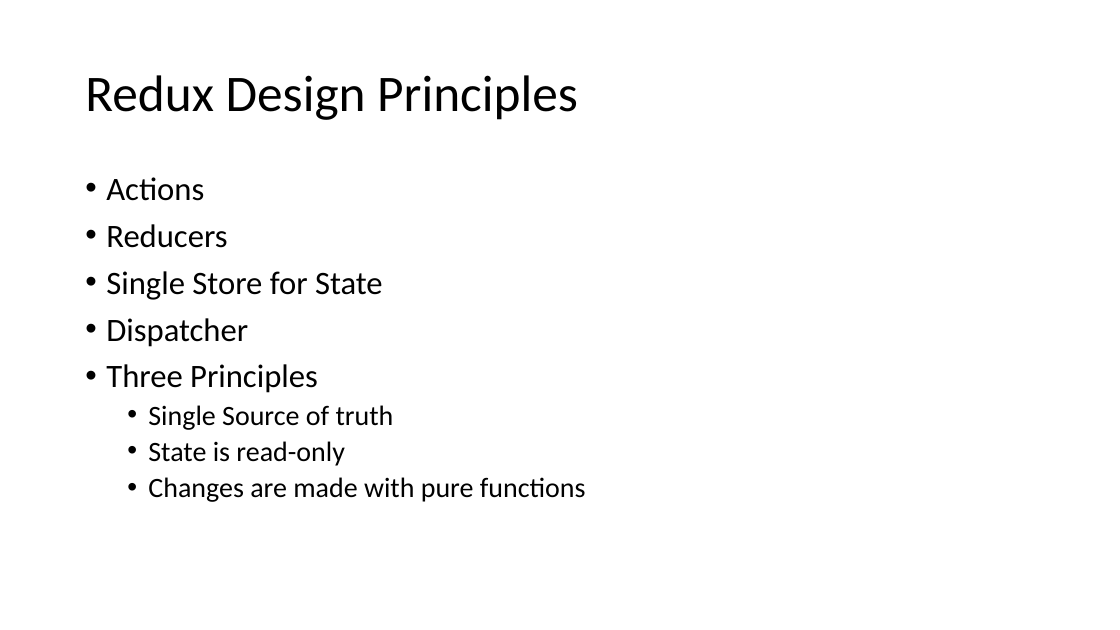
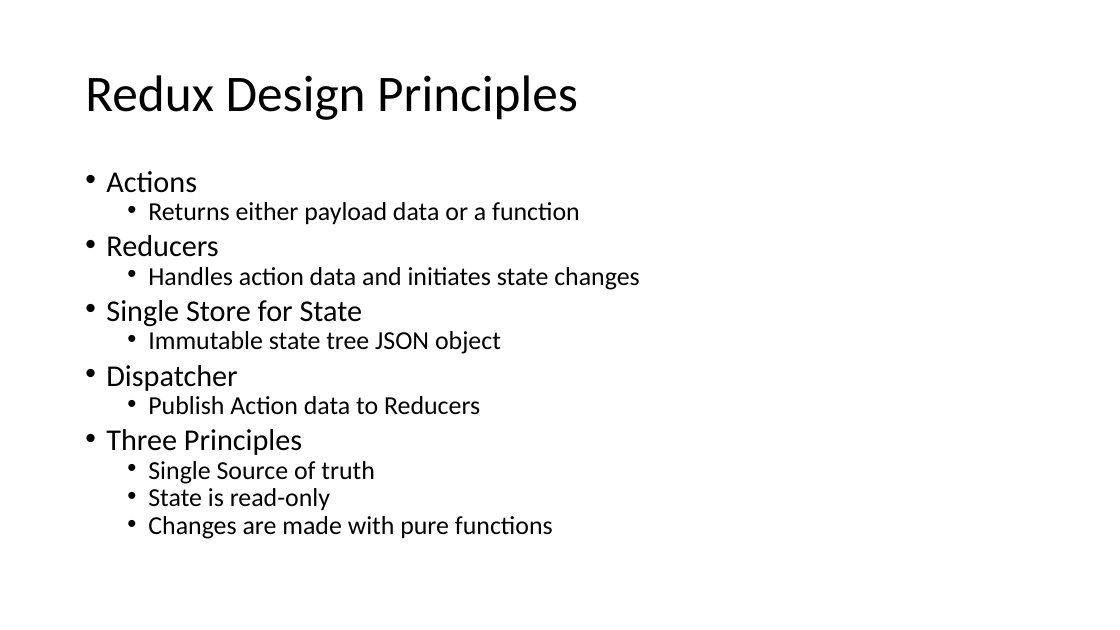
Before and after one commit to PhilFalk/react-redux-demo, a slide deck: slide 3 of notes/React + Redux.pptx. Drawn at 1120x630 pixels with LibreOffice and Linux fonts; fonts in the diff are those of the drawing. Boxes give left, top, right and bottom in pixels: in the first picture for what was removed or moved away, otherwise in the second. Text is boxed around its words. In the diff, an @@ line names an element or a change of style, - is before the commit and + after.

Commit message:
update ppt

```diff
--- a/notes/React + Redux.pptx
+++ b/notes/React + Redux.pptx
@@ text at [106, 171, 553, 539]: size 28 to 25.9 pt in "Actions", "Reducers", "Single Store for State", "Dispatcher" and 1 more places; size 24 to 22.2 pt in "Single Source of truth", "State is read-only", "Changes are made with pure functions"; line spacing 0.9 to 0.7 @@
@@ text at [148, 202, 580, 225]: paragraph added @@
+  • Returns either payload data or a function
@@ text at [148, 267, 639, 290]: paragraph added @@
+  • Handles action data and initiates state changes
@@ text at [148, 331, 501, 354]: paragraph added @@
+  • Immutable state tree JSON object
@@ text at [148, 396, 480, 415]: paragraph added @@
+  • Publish Action data to Reducers
```
